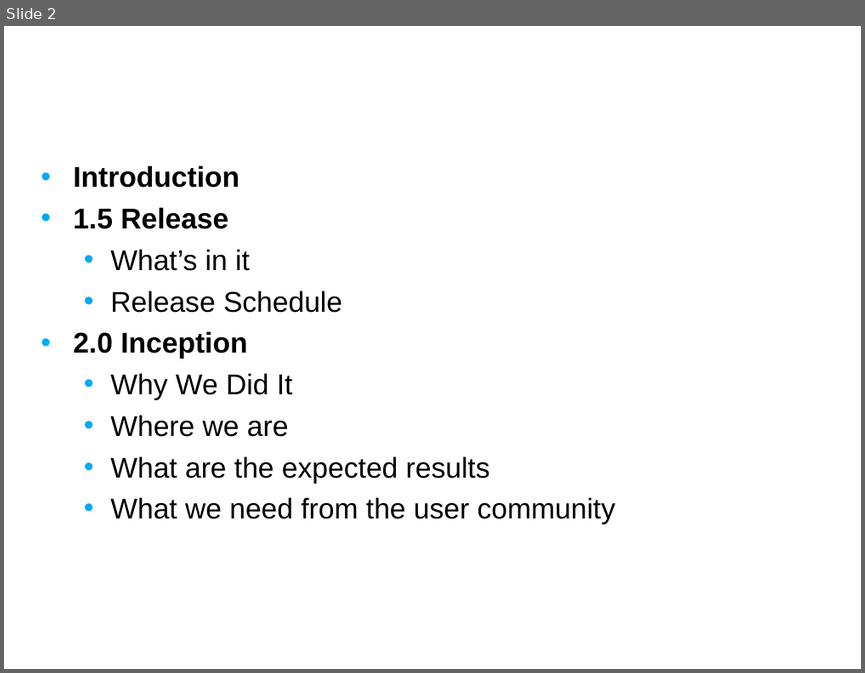
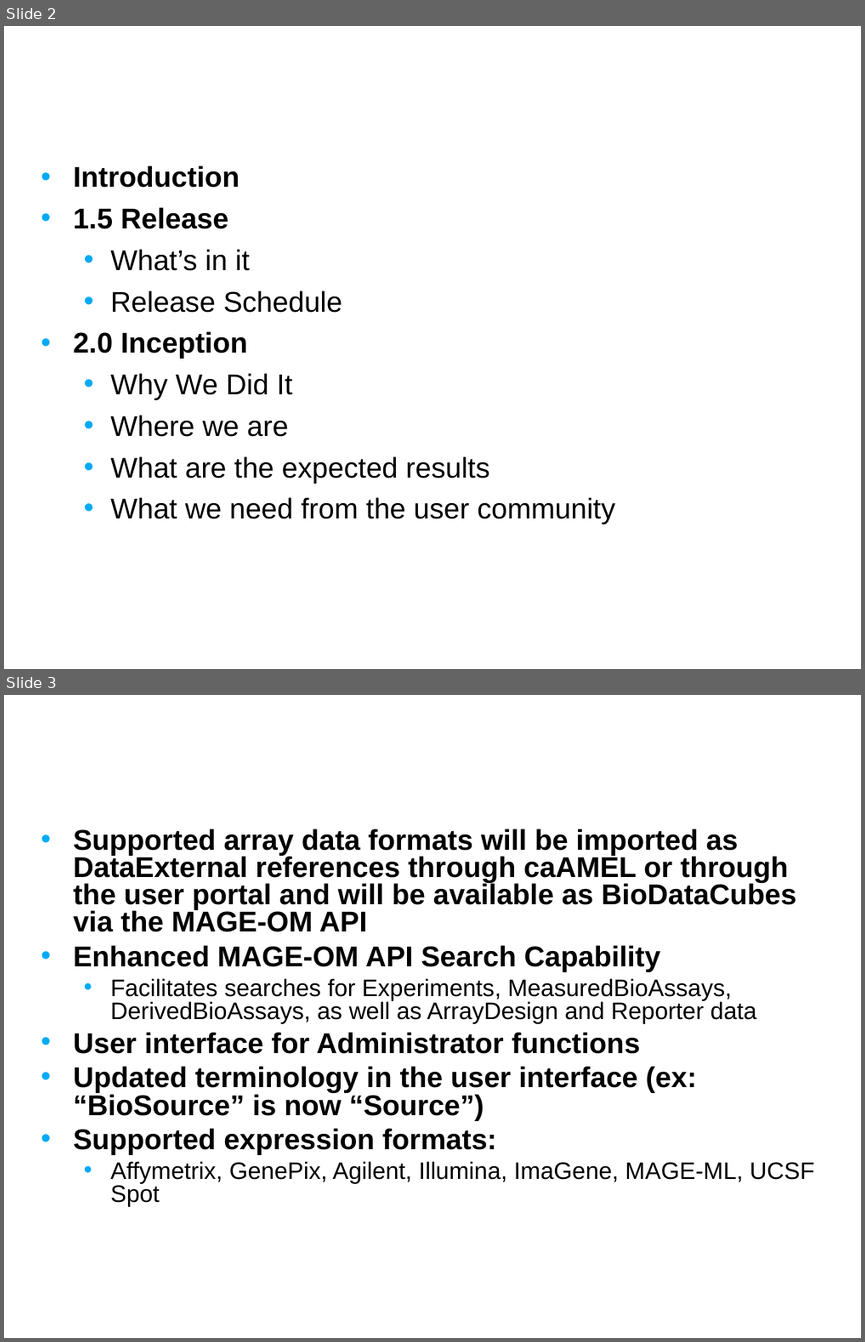
Before and after one commit to NCIP/caarray-docs, a slide deck: project_management/open_meetings/caArray User Community Meeting May 9.ppt. Shown one above the other, each under a label of ours: slide 2 before the commit, slides 2 and 3 after it. The pictures are 865x673 and 865x1342 pixels, drawn with LibreOffice and Linux fonts; fonts in the diff are those of the drawing; background and template pictures are left out. Boxes give left, top, right and bottom in pixels: in the first picture for what was removed or moved away, otherwise in the second. Text is boxed around its words. In the diff, an @@ line names an element or a change of style, - is before the commit and + after.

```diff
--- a/project_management/open_meetings/caArray User Community Meeting May 9.ppt
+++ b/project_management/open_meetings/caArray User Community Meeting May 9.ppt
@@ slide 3 added at <box>4,695,861,1338</box>, background picture (left out) @@
@@ title added at <box>32,695,675,795</box>, 24 pt, text #FFFFFF, bold @@
+caArray 1.5 – Key Features
@@ text added at <box>73,828,814,1206</box>, 24 pt, text #000000, bold @@
+• Supported array data formats will be imported as DataExternal references through caAMEL or through the user portal and will be available as BioDataCubes via the MAGE-OM API
+• Enhanced MAGE-OM API Search Capability
+  • Facilitates searches for Experiments, MeasuredBioAssays, DerivedBioAssays, as well as ArrayDesign and Reporter data
+• User interface for Administrator functions
+• Updated terminology in the user interface (ex: “BioSource” is now “Source”)
+• Supported expression formats:
+  • Affymetrix, GenePix, Agilent, Illumina, ImaGene, MAGE-ML, UCSF Spot
```
Also in this commit, not shown: 1 slide changed, 2 other slides added, 1 slide removed.
